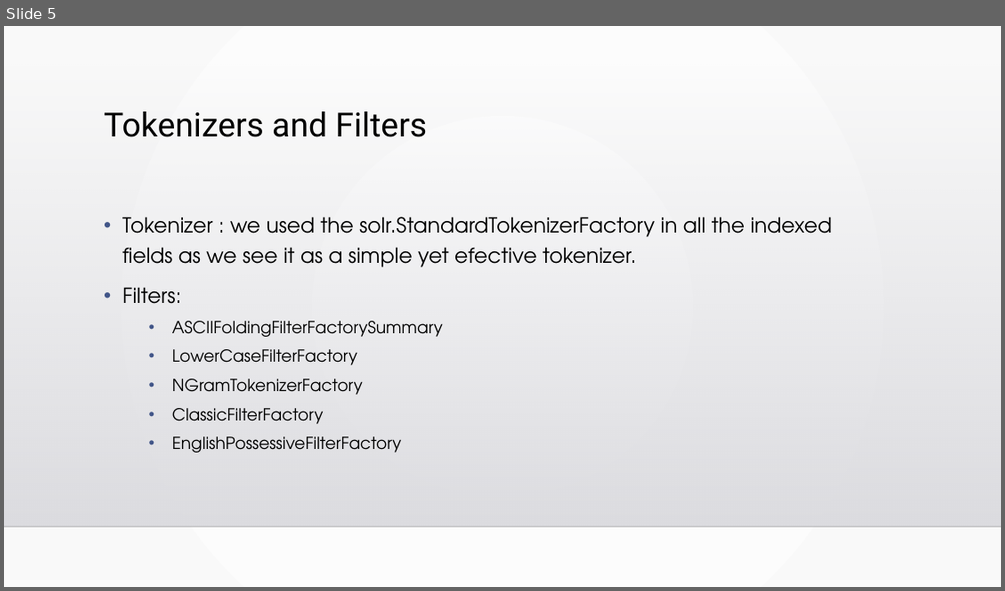
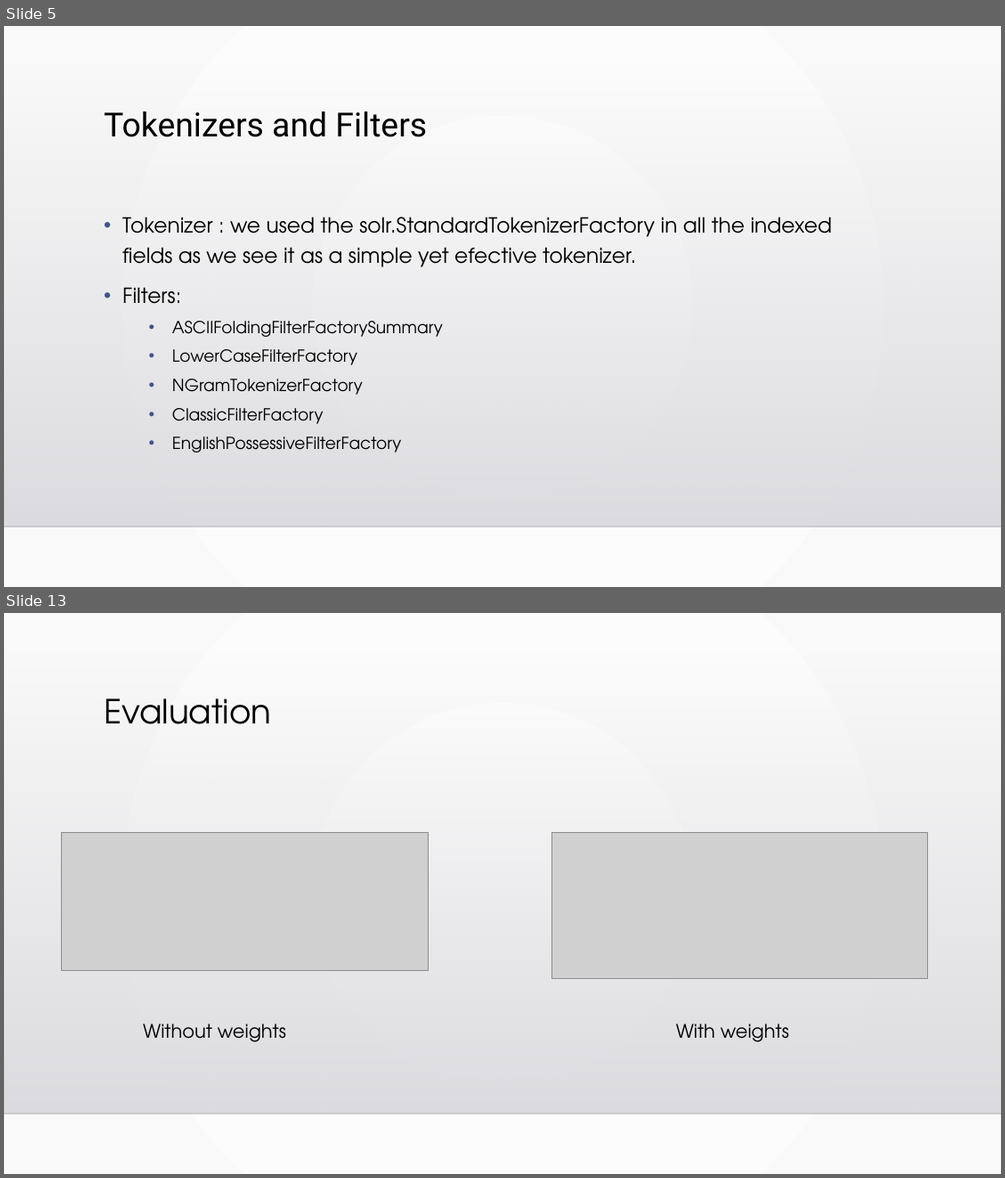
Before and after one commit to MiNeves00/PRI2021, a slide deck: docs/apresentacao2.pptx. Shown one above the other, each under a label of ours: slide 5 before the commit, slides 5 and 13 after it; the slides between them are not shown. The pictures are 1005x591 and 1005x1178 pixels, drawn with LibreOffice and Linux fonts; fonts in the diff are those of the drawing; grey boxes stand for pictures; background and template pictures are left out. Boxes give left, top, right and bottom in pixels: in the first picture for what was removed or moved away, otherwise in the second. Text is boxed around its words. In the diff, an @@ line names an element or a change of style, - is before the commit and + after.

```diff
--- a/docs/apresentacao2.pptx
+++ b/docs/apresentacao2.pptx
@@ slide 13 added at (4,613,1001,1174), background gradient #FFFFFF to #FAFAFA; not listed: 2 template elements that a slide beside it also shows @@
@@ title added at (104,698,271,724), 32 pt, text #000000 @@
+Evaluation
@@ picture added at (61,832,428,971) @@
@@ picture added at (552,832,928,978) @@
@@ text added at (143,1023,286,1042), 18 pt, text #000000 @@
+Without weights
@@ text added at (676,1023,789,1042), 18 pt, text #000000 @@
+With weights
```
Also in this commit, not shown: 2 slides changed, 8 other slides added, 1 slide removed.
